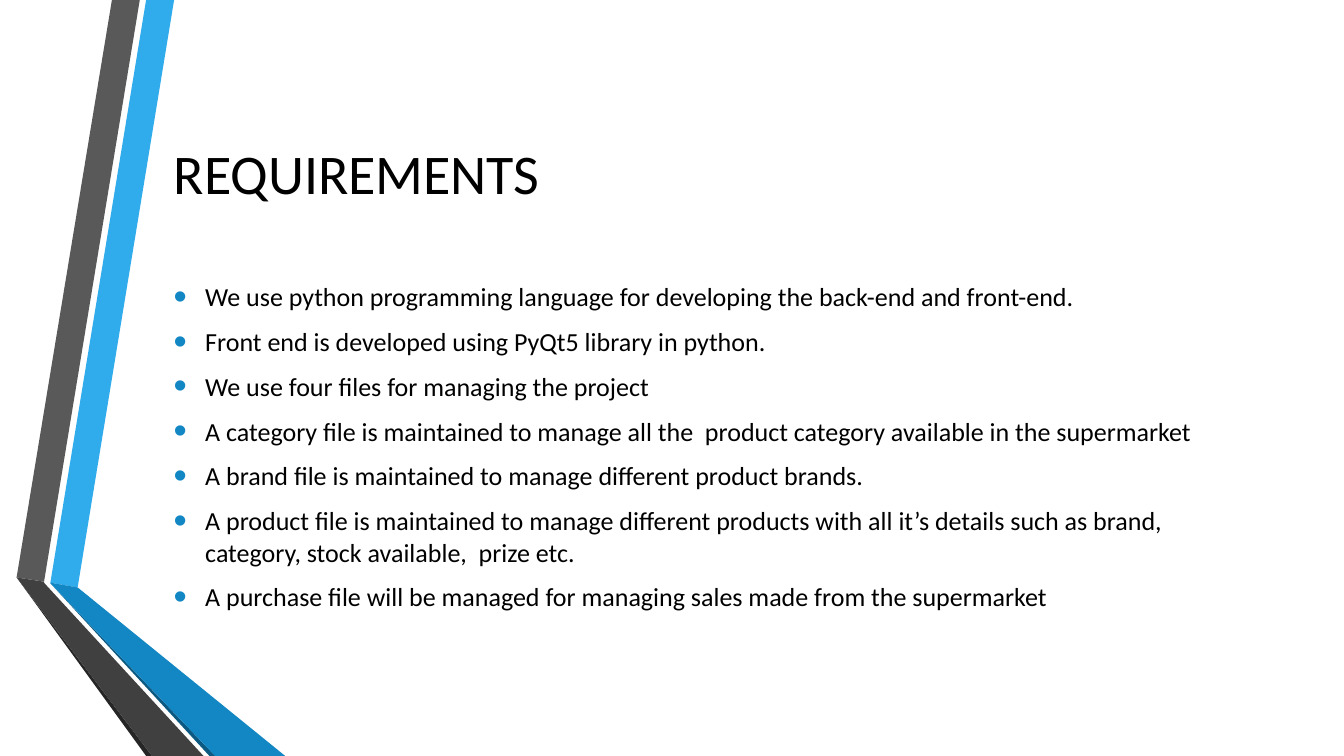
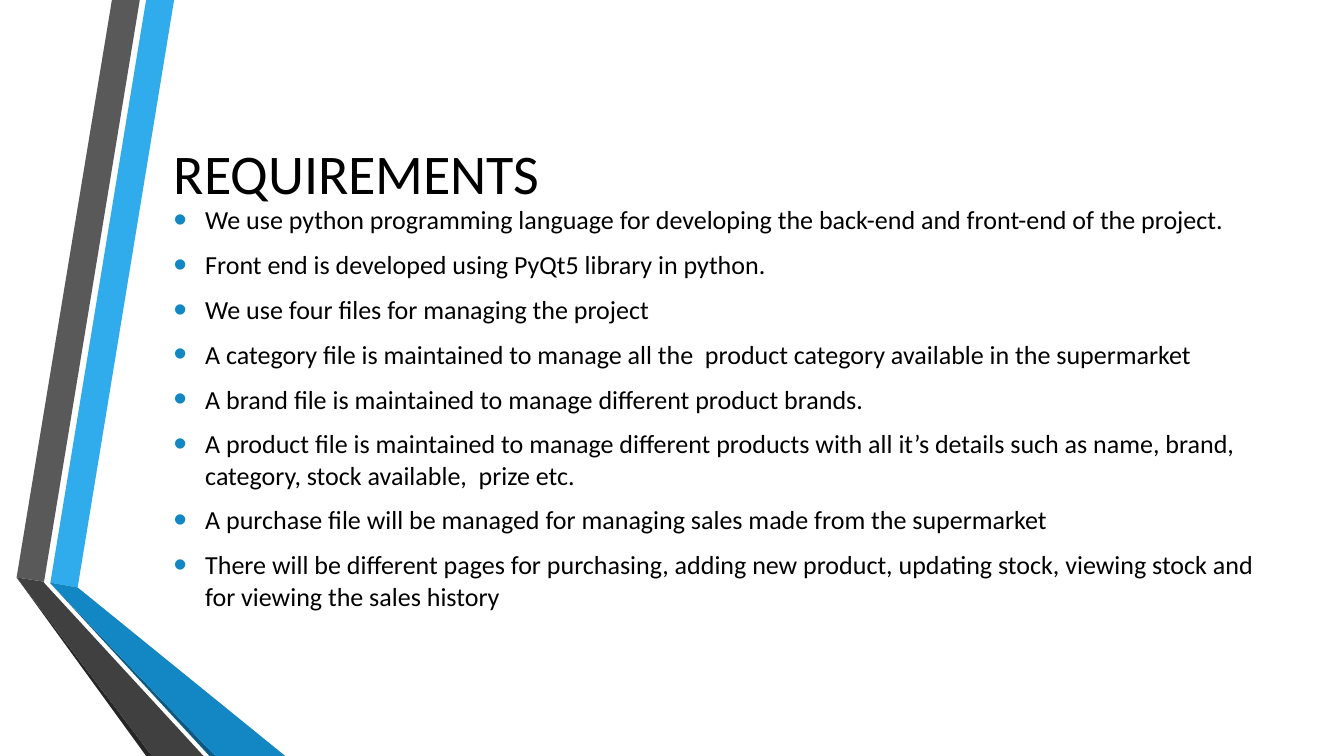
Before and after one commit to sarin32/Supermarket-Inventory-and-Sales-Management-System, a slide deck: slide 3 of docs/SUPERMARKET MANAGEMENT SYSTEM.pptx. Drawn at 1344x756 pixels with LibreOffice and Linux fonts; fonts in the diff are those of the drawing; background and template pictures are left out. Boxes give left, top, right and bottom in pixels: in the first picture for what was removed or moved away, otherwise in the second. Text is boxed around its words. In the diff, an @@ line names an element or a change of style, - is before the commit and + after.

```diff
--- a/docs/SUPERMARKET MANAGEMENT SYSTEM.pptx
+++ b/docs/SUPERMARKET MANAGEMENT SYSTEM.pptx
@@ text "We use python programming language ...": place and size @@
-text "We use python programming language ..." at (205,288,1190,611)
+text "We use python programming language ..." at (205,211,1253,611)
@@ text at (205,211,1222,234): text changed @@
-• We use python programming language for developing the back-end and front-end.
+• We use python programming language for developing the back-end and front-end of the project.
@@ text at (205,434,1233,490): text changed @@
-• A product file is maintained to manage different products with all it’s details such as brand, category, stock available, prize etc.
+• A product file is maintained to manage different products with all it’s details such as name, brand, category, stock available, prize etc.
@@ text at (205,556,1253,611): paragraph added @@
+• There will be different pages for purchasing, adding new product, updating stock, viewing stock and for viewing the sales history
```
Also in this commit, not shown: 6 other files.
